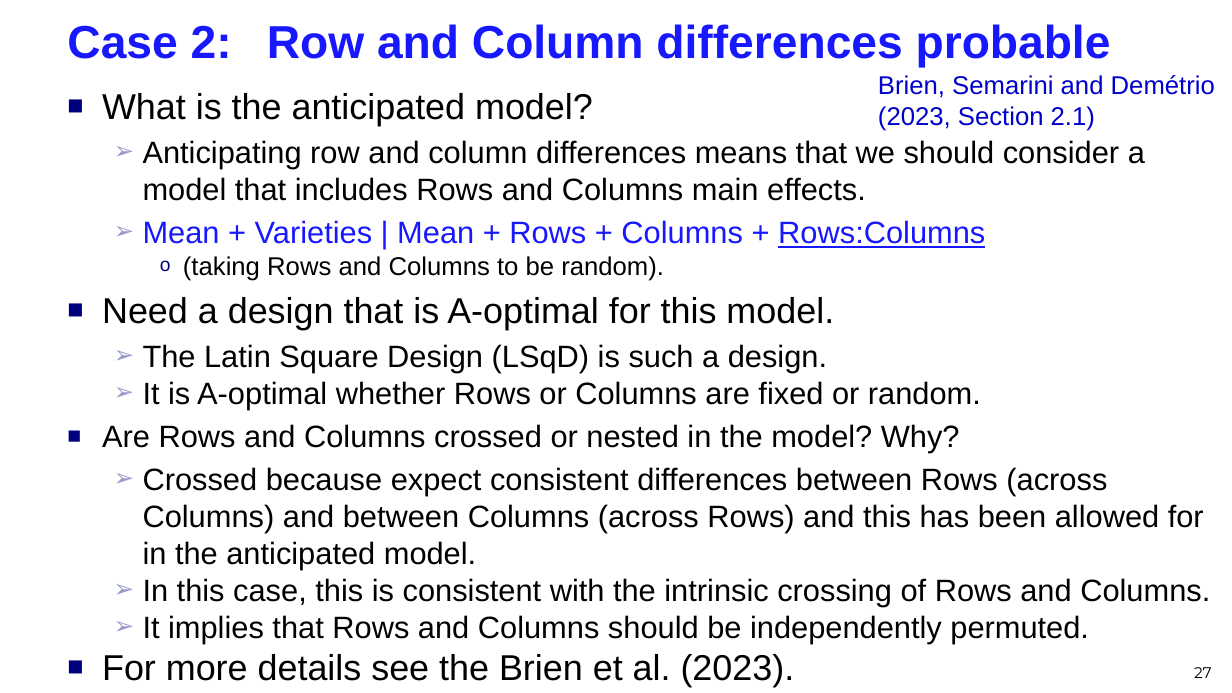
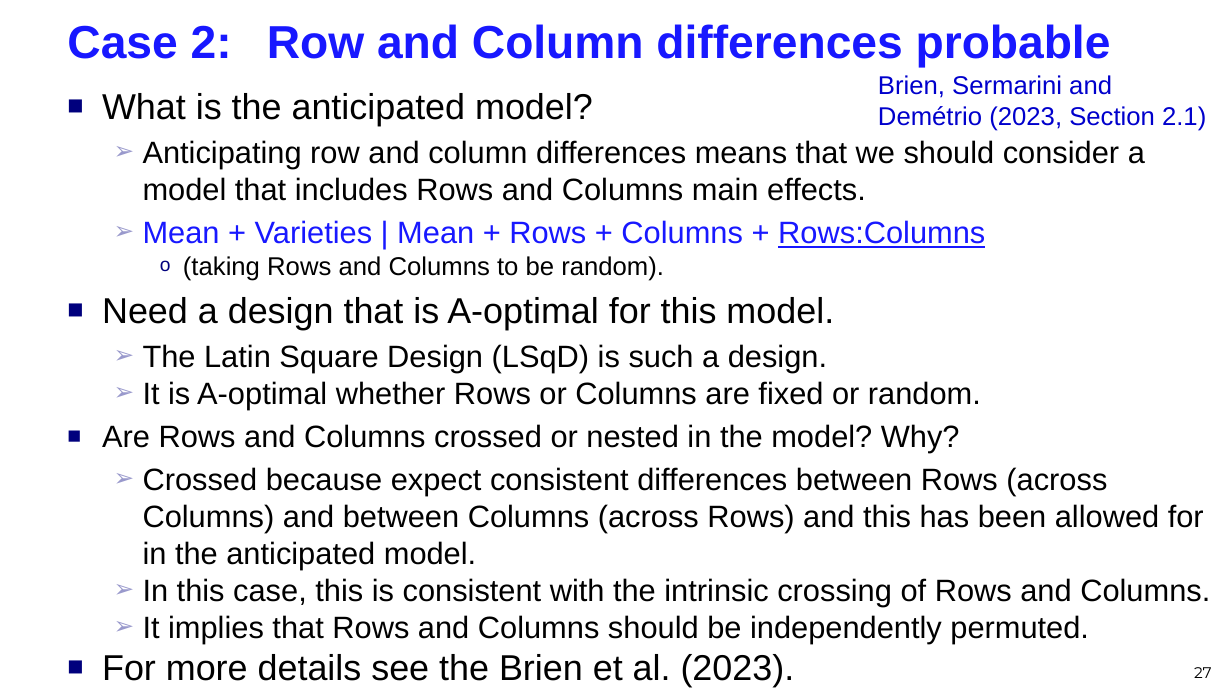
Before and after one commit to briencj/webcjb, a slide deck: slide 27 of curso2024/DesignShortCourseTopic1.v7.ppsx. Drawn at 1232x693 pixels with LibreOffice and Linux fonts; fonts in the diff are those of the drawing. Boxes give left, top, right and bottom in pixels: in the first picture for what was removed or moved away, otherwise in the second. Text is boxed around its words. In the diff, an @@ line names an element or a change of style, - is before the commit and + after.

```diff
--- a/curso2024/DesignShortCourseTopic1.v7.ppsx
+++ b/curso2024/DesignShortCourseTopic1.v7.ppsx
@@ text at [878,75,1206,131]: text changed @@
-Brien, Semarini and Demétrio (2023, Section 2.1)
+Brien, Sermarini and Demétrio (2023, Section 2.1)
```
Also in this commit, not shown: 3 other slides changed.
